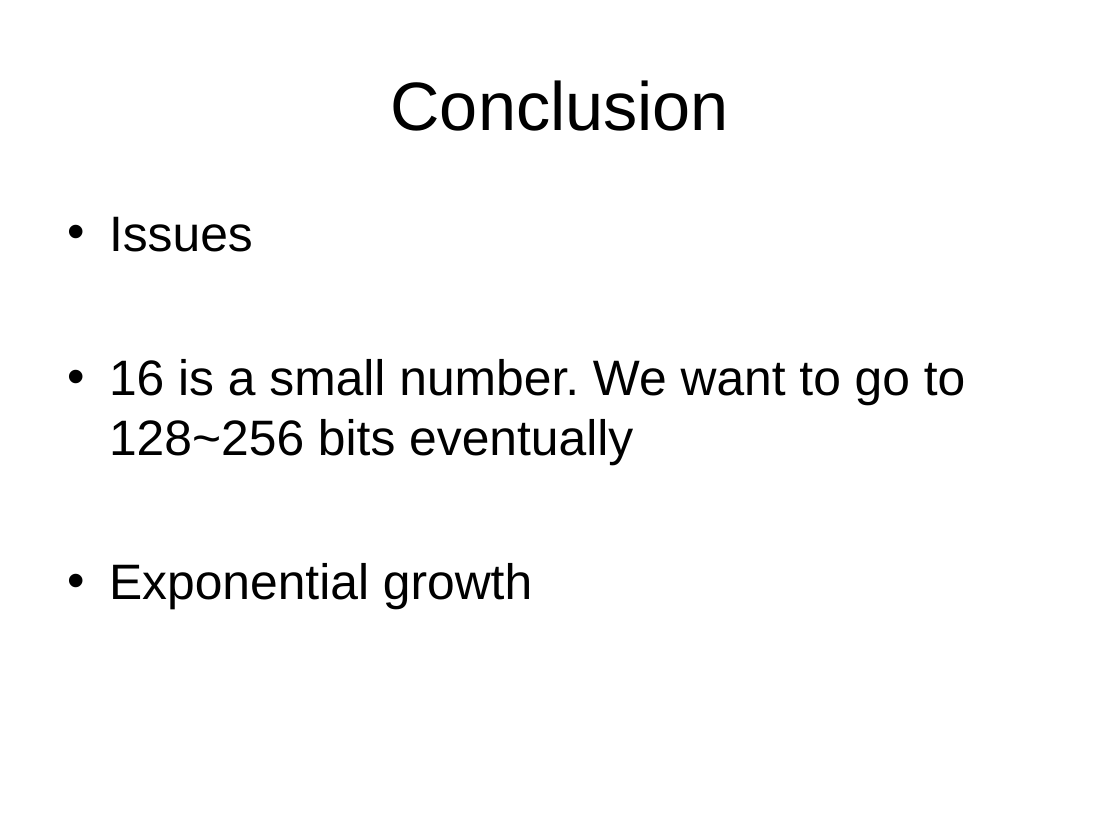
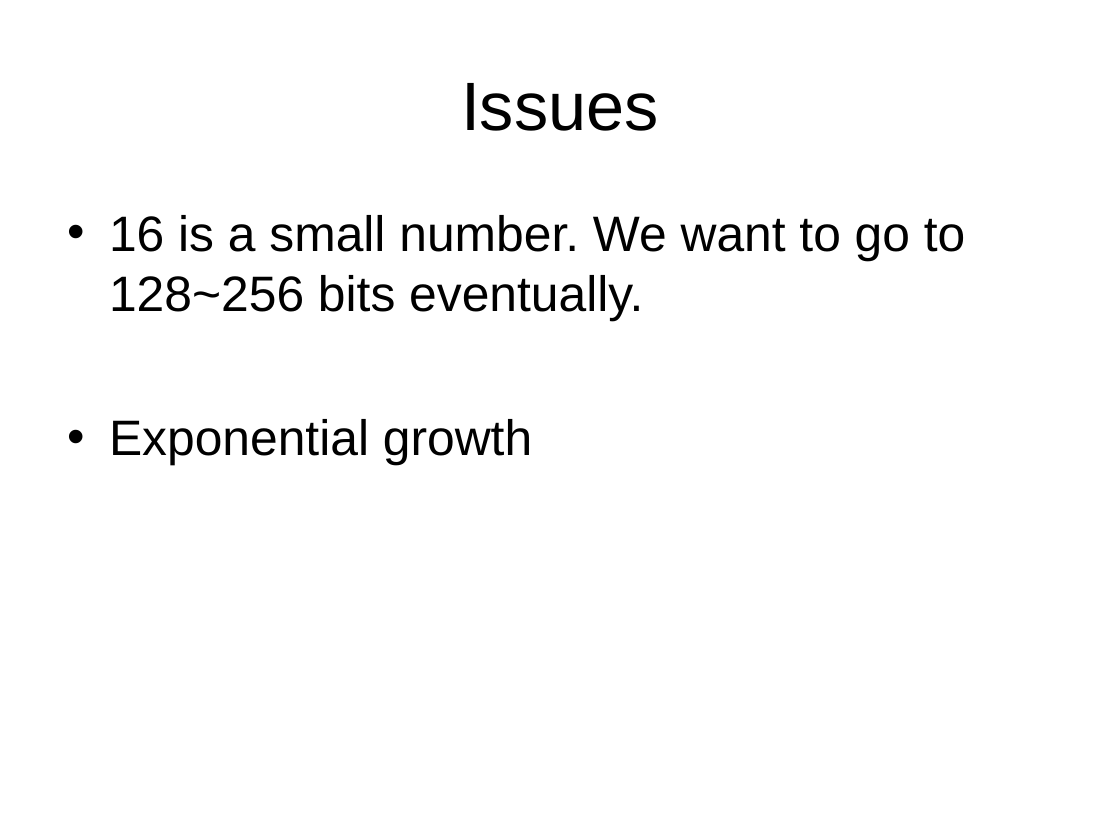
Before and after one commit to chenjiia/Thesis, a slide deck: slide 30 of thesis_presentation/presentation.ppt. Drawn at 1120x840 pixels with LibreOffice and Linux fonts; fonts in the diff are those of the drawing. Boxes give left, top, right and bottom in pixels: in the first picture for what was removed or moved away, otherwise in the second. Text is boxed around its words. In the diff, an @@ line names an element or a change of style, - is before the commit and + after.

```diff
--- a/thesis_presentation/presentation.ppt
+++ b/thesis_presentation/presentation.ppt
@@ title at [461,83,659,131]: text changed @@
-Conclusion
+Issues
@@ text at [109,215,965,321]: text changed @@
-• Issues
-• 16 is a small number. We want to go to 128~256 bits eventually
+• 16 is a small number. We want to go to 128~256 bits eventually.
```
Also in this commit, not shown: 9 other slides changed, 4 slides added, 1 slide removed.
